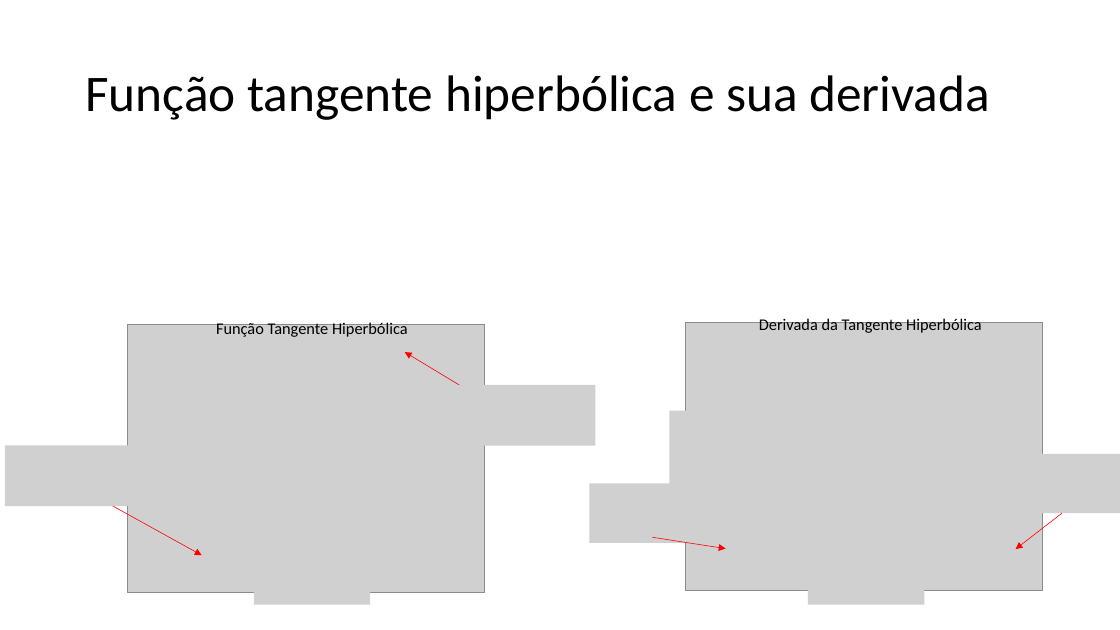
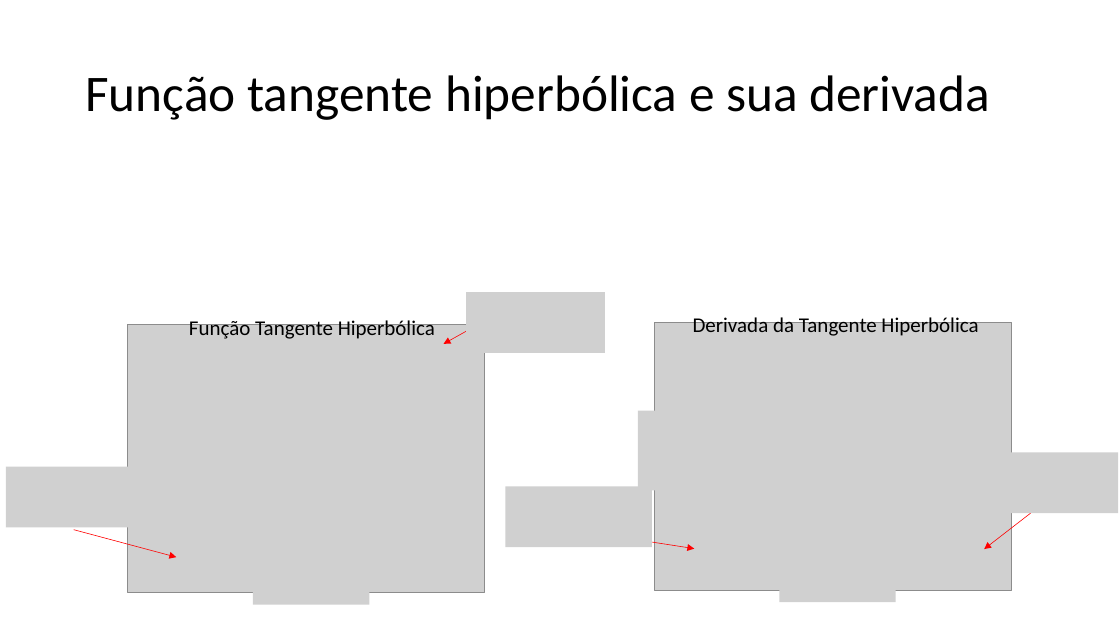
Before and after one commit to zz4fap/t320_aprendizado_de_maquina, a slide deck: slide 15 of slides/T320_Redes_Neurais_Artificiais (Parte II).pptx. Drawn at 1120x630 pixels with LibreOffice and Linux fonts; fonts in the diff are those of the drawing; grey boxes stand for pictures. Boxes give left, top, right and bottom in pixels: in the first picture for what was removed or moved away, otherwise in the second. Text is boxed around its words. In the diff, an @@ line names an element or a change of style, - is before the commit and + after.

```diff
--- a/slides/T320_Redes_Neurais_Artificiais (Parte II).pptx
+++ b/slides/T320_Redes_Neurais_Artificiais (Parte II).pptx
@@ picture added at box(466, 292, 605, 353) @@
@@ text "Função Tangente Hiperbólica" at box(189, 317, 435, 339): size 14 to 18 pt @@
@@ arrow moved from (480, 397) - (405, 352) to (481, 323) - (444, 344) @@
@@ text "Derivada da Tangente Hiperbólica" at box(693, 315, 978, 336): size 14 to 18 pt @@
@@ text "Derivada da Tangente Hiperbólica": place and size @@
-text "Derivada da Tangente Hiperbólica" at box(759, 317, 982, 333)
+text "Derivada da Tangente Hiperbólica" at box(693, 315, 978, 336)
@@ picture removed at box(458, 385, 596, 445) @@
@@ picture removed at box(5, 445, 146, 506) @@
@@ picture added at box(6, 467, 145, 528) @@
@@ picture: place and size @@
-picture at box(1006, 454, 1120, 513)
+picture at box(972, 453, 1118, 513)
@@ picture added at box(506, 486, 652, 547) @@
@@ picture removed at box(590, 484, 702, 544) @@
@@ arrow moved from (111, 505) - (202, 555) to (74, 530) - (176, 557) @@
@@ 2 pictures, 2 arrows: place and size @@
-2 pictures, 2 arrows at box(653, 323, 1062, 591)
+2 pictures, 2 arrows at box(621, 323, 1031, 591)
@@ picture: place and size @@
-picture at box(808, 580, 925, 605)
+picture at box(780, 577, 897, 602)
```
Also in this commit, not shown: 4 other slides changed, 5 slides added, 2 slides removed, 2 other files.
